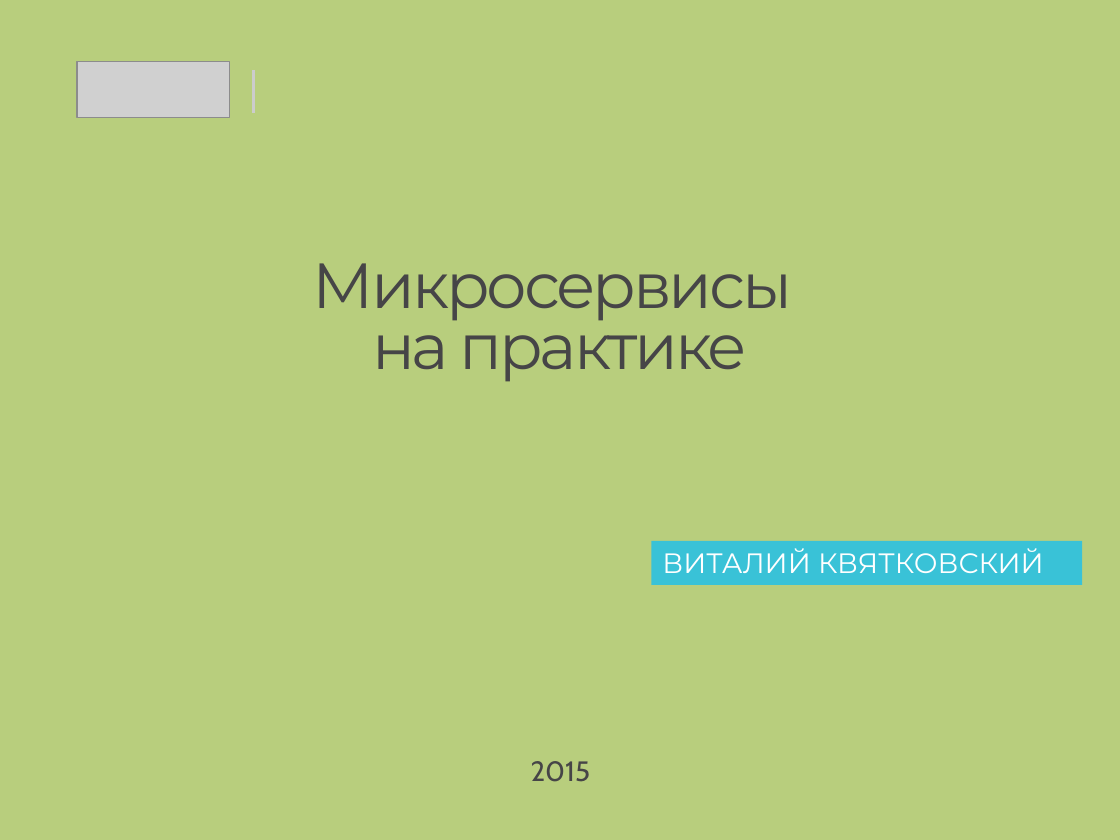
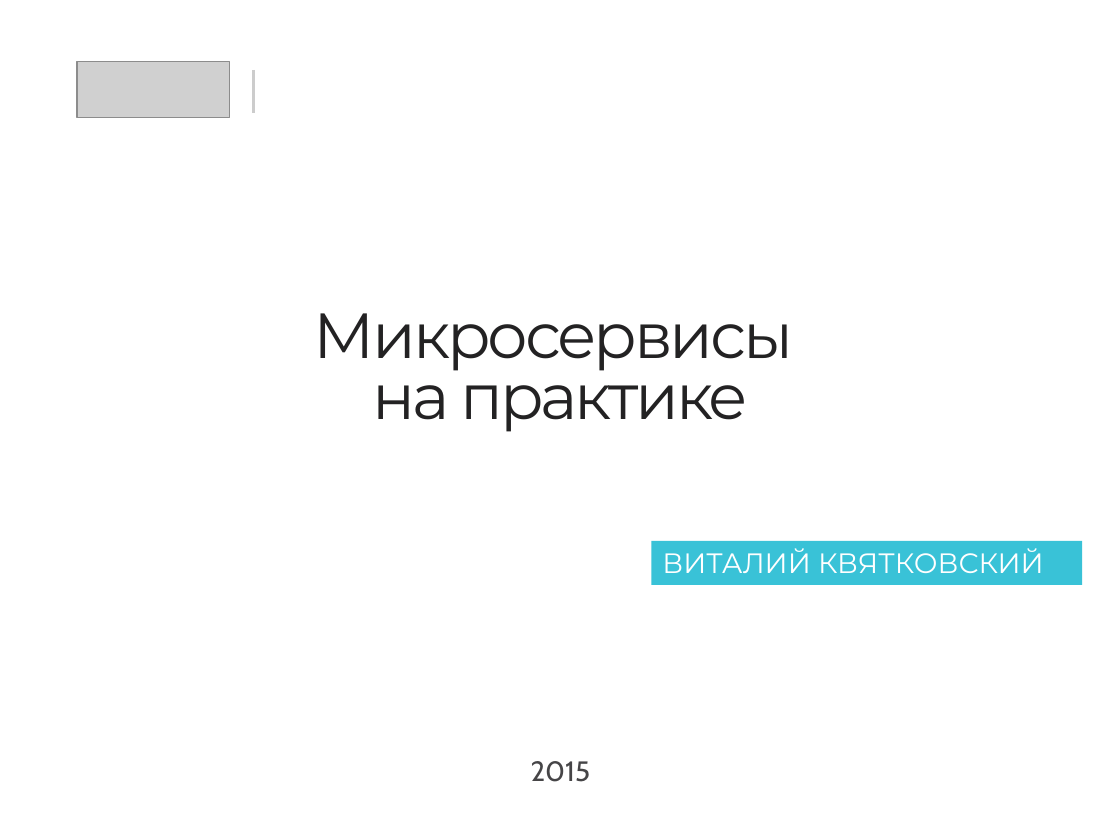
Before and after one commit to vitali-kviatkouski/personal, a slide deck: slide 1 of Microservices_Template.pptx. Drawn at 1120x840 pixels with LibreOffice and Linux fonts; fonts in the diff are those of the drawing; grey boxes stand for pictures; background and template pictures are left out. Boxes give left, top, right and bottom in pixels: in the first picture for what was removed or moved away, otherwise in the second. Text is boxed around its words. In the diff, an @@ line names an element or a change of style, - is before the commit and + after.

```diff
--- a/Microservices_Template.pptx
+++ b/Microservices_Template.pptx
@@ background #B8CE7D to picture (left out) @@
@@ text "Микросервисы": place and size @@
-text "Микросервисы" at bbox=[313, 263, 793, 382]
+text "Микросервисы" at bbox=[314, 313, 794, 432]
@@ text "Микросервисы" at bbox=[314, 313, 794, 432]: text colour #464547 to #232324 @@
```
Also in this commit, not shown: 41 other slides changed, 1 slide removed.
